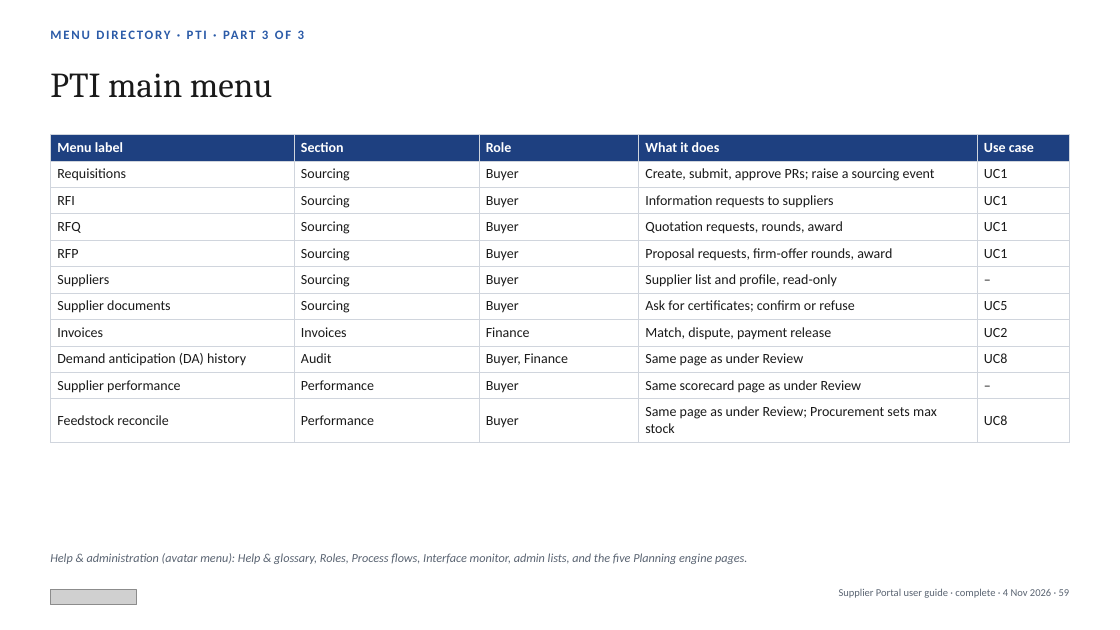
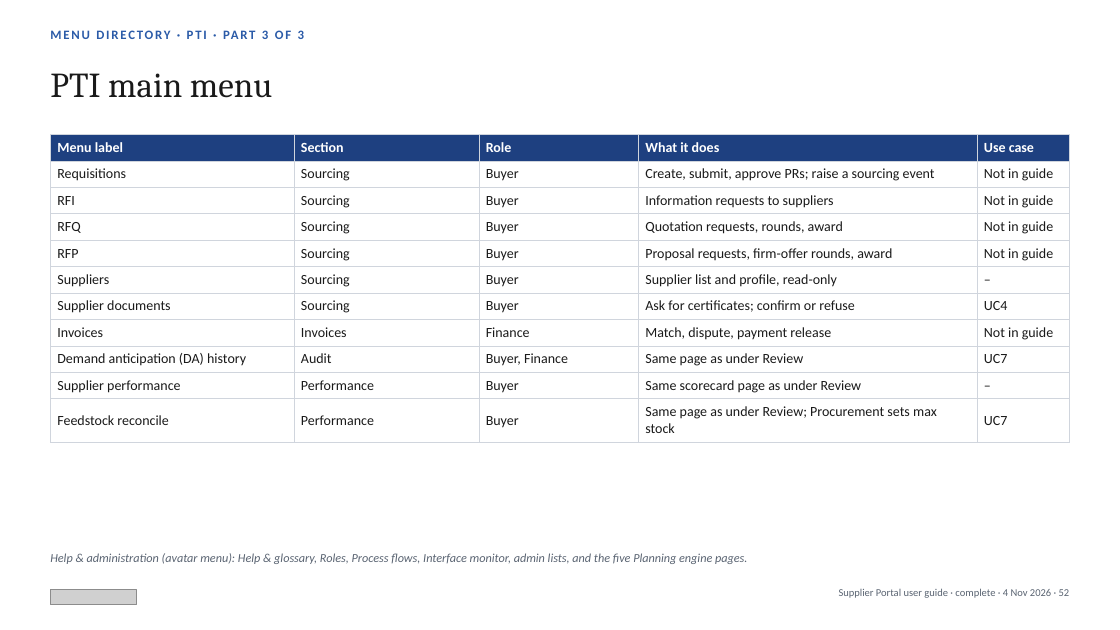
Before and after one commit to javal999/paragon-supplier-portal, a slide deck: slide 52 of docs/supplier-hub/user-guide/Paragon-Supplier-Portal-User-Guide.pptx (slide 59 before the commit). Drawn at 1120x630 pixels with LibreOffice and Linux fonts; fonts in the diff are those of the drawing; grey boxes stand for pictures. Boxes give left, top, right and bottom in pixels: in the first picture for what was removed or moved away, otherwise in the second. Text is boxed around its words. In the diff, an @@ line names an element or a change of style, - is before the commit and + after.

```diff
--- a/docs/supplier-hub/user-guide/Paragon-Supplier-Portal-User-Guide.pptx
+++ b/docs/supplier-hub/user-guide/Paragon-Supplier-Portal-User-Guide.pptx
@@ table at (50,134,1070,437) @@
-row 2, column 5: UC1
+row 2, column 5: Not in guide
-row 3, column 5: UC1
+row 3, column 5: Not in guide
-row 4, column 5: UC1
+row 4, column 5: Not in guide
-row 5, column 5: UC1
+row 5, column 5: Not in guide
-row 7, column 5: UC5
+row 7, column 5: UC4
-row 8, column 5: UC2
+row 8, column 5: Not in guide
-row 9, column 5: UC8
+row 9, column 5: UC7
-row 11, column 5: UC8
+row 11, column 5: UC7
```
Also in this commit, not shown: 48 other slides changed, 7 slides removed, 9 other files.
